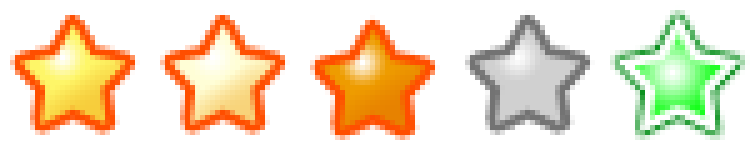
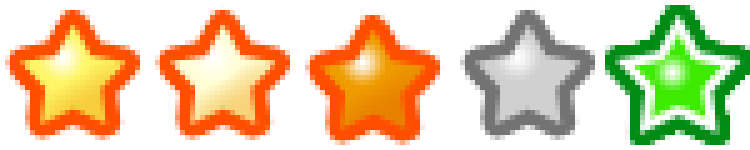
Layers edited between the first and the second 750x150 image:
painted on "Фигура 2 (копия) 3" over [615, 10, 745, 135]
